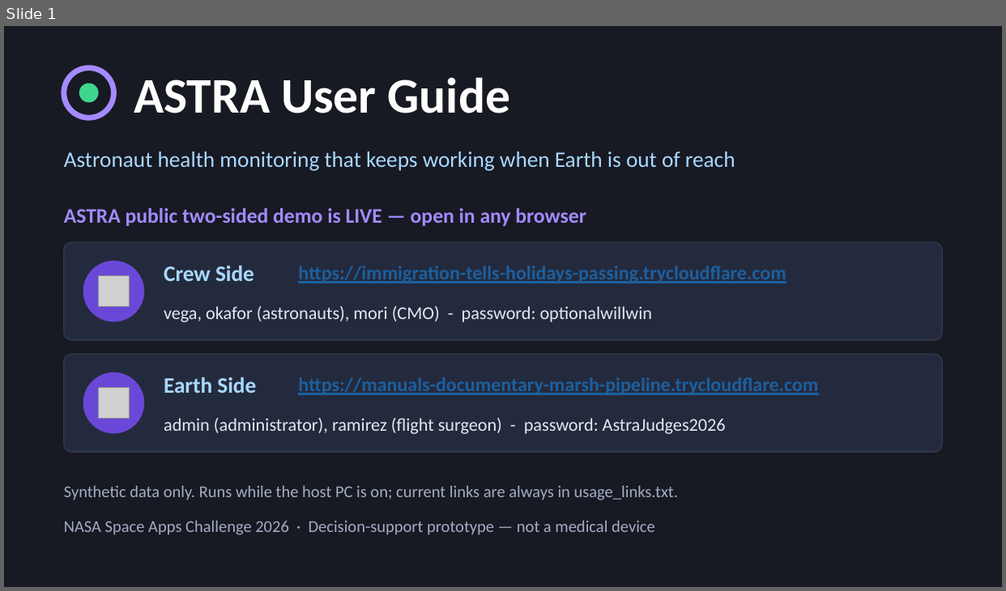
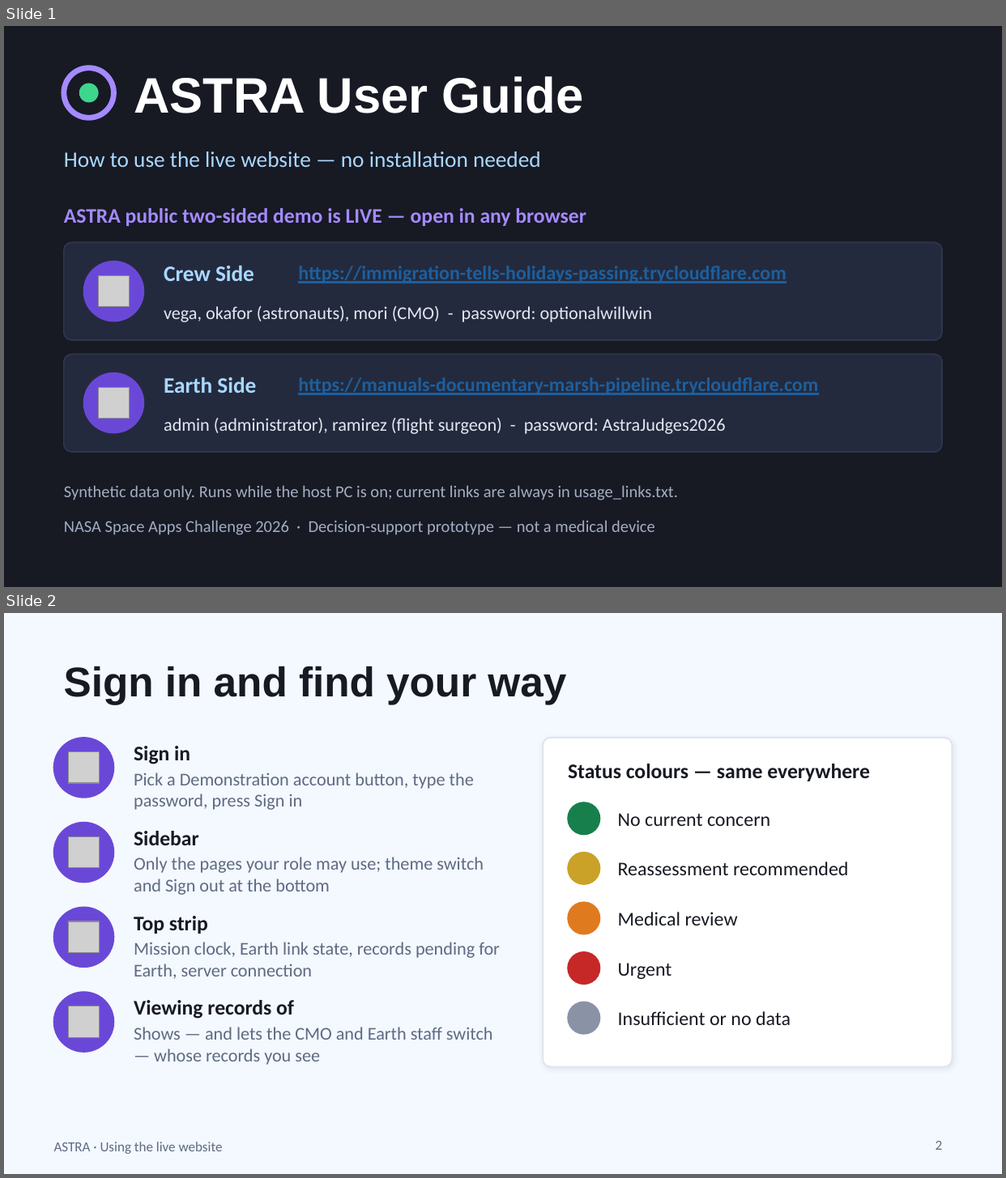
Before and after one commit to optional2026/nasa-challenge-2026, a slide deck: presentation/ASTRA_User_Guide.pptx. Shown one above the other, each under a label of ours: slide 1 before the commit, slides 1 and 2 after it. The pictures are 1006x591 and 1006x1178 pixels, drawn with LibreOffice and Linux fonts; fonts in the diff are those of the drawing; grey boxes stand for pictures. Boxes give left, top, right and bottom in pixels: in the first picture for what was removed or moved away, otherwise in the second. Text is boxed around its words. In the diff, an @@ line names an element or a change of style, - is before the commit and + after.

```diff
--- a/presentation/ASTRA_User_Guide.pptx
+++ b/presentation/ASTRA_User_Guide.pptx
@@ slide 2 added at [4,613,1002,1174], background #F4F8FF @@
@@ title added at [64,666,566,705], 30 pt, text #171923, bold @@
+Sign in and find your way
@@ ellipse added at [54,738,114,798], fill #6A48D7, outline #6A48D7 1 pt @@
@@ picture added at [68,752,99,782] @@
@@ text added at [134,746,190,764], 15 pt, text #171923, bold @@
+Sign in
@@ rounded rectangle added at [543,738,952,1067], fill #FFFFFF, outline #DCE5F0 1 pt @@
@@ text added at [134,773,474,810], 13 pt, text #5E6B82 @@
+Pick a Demonstration account button, type the password, press Sign in
@@ text added at [568,764,870,781], 15 pt, text #171923, bold @@
+Status colours — same everywhere
@@ ellipse added at [568,803,600,835], fill #177F4C, outline #177F4C 1 pt @@
@@ ellipse added at [54,823,114,883], fill #6A48D7, outline #6A48D7 1 pt @@
@@ text added at [134,831,199,845], 15 pt, text #171923, bold @@
+Sidebar
@@ text added at [618,813,770,826], 14 pt, text #171923 @@
+No current concern
@@ picture added at [68,837,99,867] @@
@@ ellipse added at [568,853,600,884], fill #C9A227, outline #C9A227 1 pt @@
@@ text added at [134,857,484,895], 13 pt, text #5E6B82 @@
+Only the pages your role may use; theme switch and Sign out at the bottom
@@ text added at [618,862,849,875], 14 pt, text #171923 @@
+Reassessment recommended
@@ ellipse added at [568,902,600,935], fill #E07A1F, outline #E07A1F 1 pt @@
@@ ellipse added at [54,907,114,967], fill #6A48D7, outline #6A48D7 1 pt @@
@@ picture added at [68,922,99,952] @@
@@ text added at [134,916,208,934], 15 pt, text #171923, bold @@
+Top strip
@@ text added at [618,912,738,926], 14 pt, text #171923 @@
+Medical review
@@ text added at [134,942,500,979], 13 pt, text #5E6B82 @@
+Mission clock, Earth link state, records pending for Earth, server connection
@@ ellipse added at [568,952,600,984], fill #C62828, outline #C62828 1 pt @@
@@ text added at [618,963,672,979], 14 pt, text #171923 @@
+Urgent
@@ ellipse added at [54,992,114,1052], fill #6A48D7, outline #6A48D7 1 pt @@
@@ text added at [134,1000,294,1019], 15 pt, text #171923, bold @@
+Viewing records of
@@ picture added at [68,1006,99,1037] @@
@@ ellipse added at [568,1002,600,1034], fill #8A93A6, outline #8A93A6 1 pt @@
@@ text added at [618,1012,791,1025], 14 pt, text #171923 @@
+Insufficient or no data
@@ text added at [134,1027,493,1065], 13 pt, text #5E6B82 @@
+Shows — and lets the CMO and Earth staff switch — whose records you see
@@ text added at [54,1142,223,1154], 10 pt, text #5E6B82 @@
+ASTRA · Using the live website
@@ page number added at [936,1141,943,1150], 10 pt, text #5E6B82 @@
+2
@@ slide 1 changed as well @@
@@ text "ASTRA User Guide" at [134,76,583,113]: font Calibri to Arial @@
@@ text at [64,152,541,167]: text changed @@
-Astronaut health monitoring that keeps working when Earth is out of reach
+How to use the live website — no installation needed
```
Also in this commit, not shown: 1 other slide changed, 4 other slides added, 5 slides removed, 1 other file.
